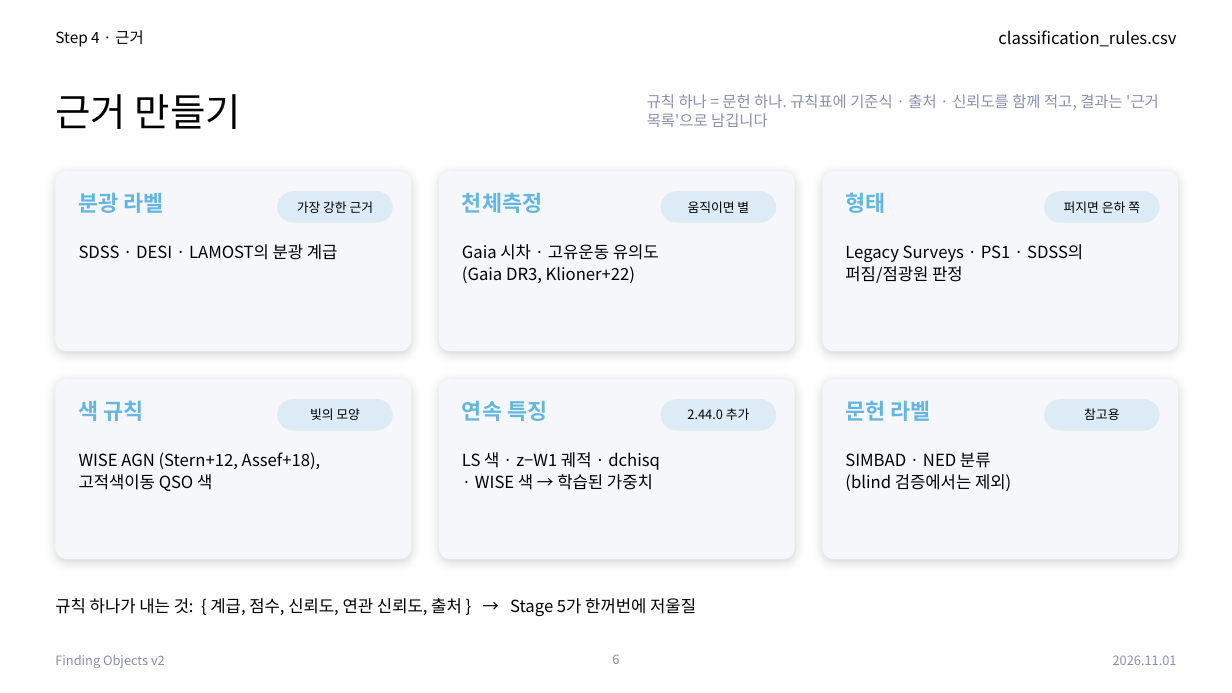
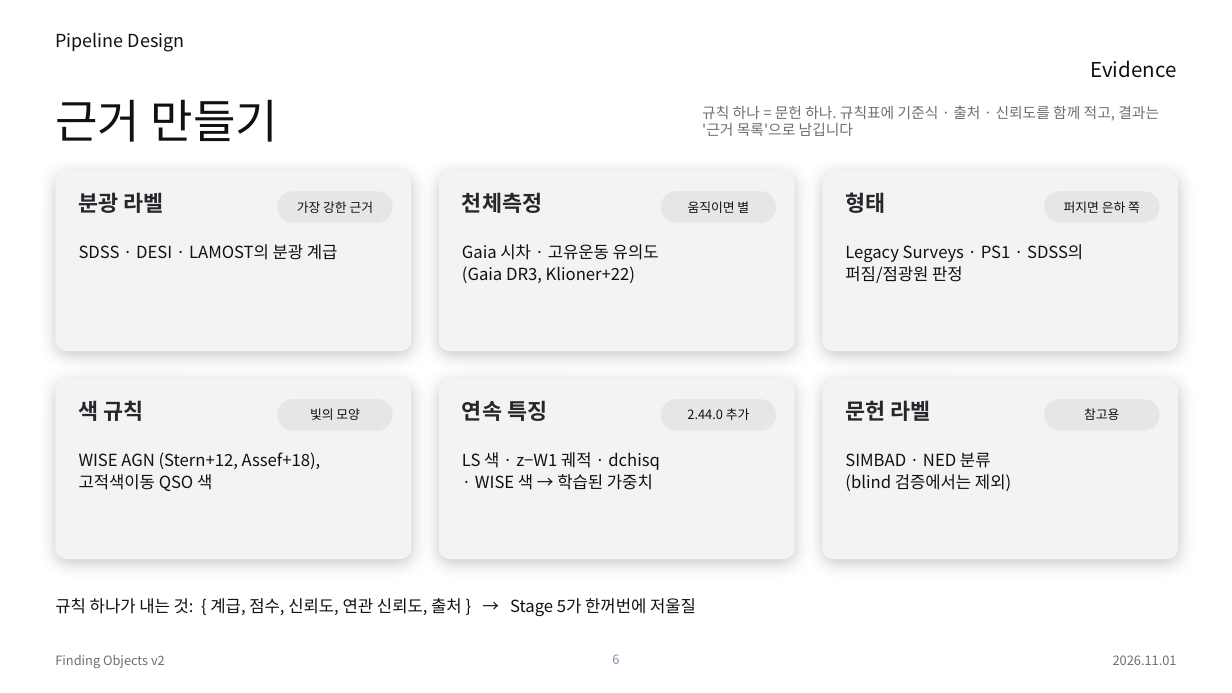
Before and after one commit to Pinchpeach/Finding_objects, a slide deck: slide 6 of v2/document/PIPELINE_STACK_v2.44.0.pptx. Drawn at 1232x693 pixels with LibreOffice and Linux fonts; fonts in the diff are those of the drawing. Boxes give left, top, right and bottom in pixels: in the first picture for what was removed or moved away, otherwise in the second. Text is boxed around its words. In the diff, an @@ line names an element or a change of style, - is before the commit and + after.

```diff
--- a/v2/document/PIPELINE_STACK_v2.44.0.pptx
+++ b/v2/document/PIPELINE_STACK_v2.44.0.pptx
@@ text at <box>55,32,185,52</box>: text changed; size 12 to 14 pt; text colour #000000 to #111111 @@
-Step 4 · 근거
+Pipeline Design
@@ title "근거 만들기" at <box>55,99,279,142</box>: size 30 to 36 pt, text colour #000000 to #111111 @@
@@ text at <box>1091,60,1177,78</box>: text changed; size 13 to 16 pt; text colour #000000 to #111111 @@
-classification_rules.csv
+Evidence
@@ text "규칙 하나 = 문헌 하나. ...": place and size @@
-text "규칙 하나 = 문헌 하나. ..." at <box>647,94,1159,127</box>
+text "규칙 하나 = 문헌 하나. ..." at <box>702,105,1159,136</box>
@@ text "규칙 하나 = 문헌 하나. ..." at <box>702,105,1159,136</box>: size 12 to 11.5 pt, text colour #8A8FB0 to #6E6E78; vertical alignment middle to top @@
@@ fill #F6F7FA to #F3F3F4; shadow changed in 6 elements at <box>55,171,411,351</box>, <box>439,171,795,351</box>, <box>823,171,1178,351</box>, <box>55,379,411,559</box>, <box>439,379,795,559</box>, <box>823,379,1178,559</box> @@
@@ text colour #63B6E2 to #26262B in 6 elements at <box>79,192,164,213</box>, <box>462,192,542,213</box>, <box>845,192,885,213</box>, <box>79,400,144,421</box>, <box>462,400,547,421</box>, <box>845,400,931,421</box> @@
@@ fill #DDEBF7 to #E6E6E9 in 6 elements at <box>277,191,393,223</box>, <box>661,191,776,223</box>, <box>1044,191,1160,223</box>, <box>277,399,393,431</box>, <box>661,399,776,431</box>, <box>1044,399,1160,431</box> @@
@@ text colour #000000 to #111111 in 13 elements at <box>297,201,374,213</box>, <box>79,244,338,260</box>, <box>688,201,749,213</box>, <box>462,244,659,283</box>, <box>1064,201,1140,213</box>, <box>845,244,1083,283</box>, <box>310,408,360,420</box>, <box>79,452,321,491</box>, <box>687,408,750,420</box>, <box>462,452,660,490</box>, <box>1084,408,1119,420</box>, <box>845,452,1011,491</box>, <box>55,598,696,616</box> @@
@@ text "Finding Objects v2" at <box>55,655,165,668</box>: text colour #8A8FB0 to #6E6E78 @@
@@ text "2026.11.01" at <box>1113,655,1177,665</box>: text colour #8A8FB0 to #6E6E78 @@
```
Also in this commit, not shown: 11 other slides changed, 1 other file.
